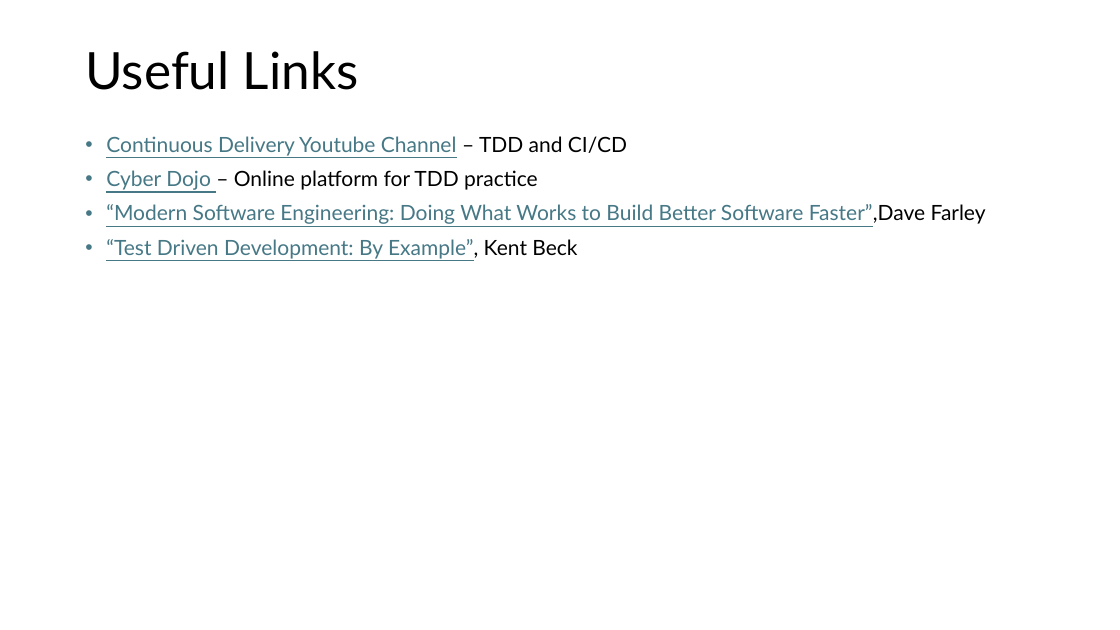
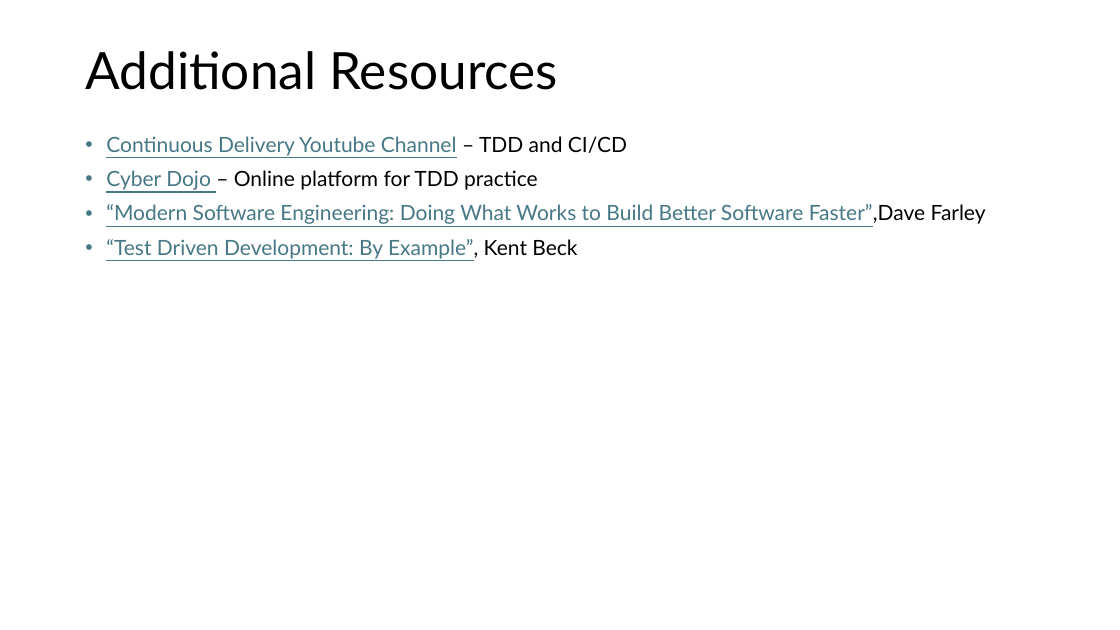
Before and after one commit to G2HJei/tdd-birthday-emails, a slide deck: slide 6 of Test-Driven Development.pptx. Drawn at 1120x630 pixels with LibreOffice and Linux fonts; fonts in the diff are those of the drawing. Boxes give left, top, right and bottom in pixels: in the first picture for what was removed or moved away, otherwise in the second. Text is boxed around its words. In the diff, an @@ line names an element or a change of style, - is before the commit and + after.

```diff
--- a/Test-Driven Development.pptx
+++ b/Test-Driven Development.pptx
@@ title at <box>85,51,558,90</box>: text changed @@
-Useful Links
+Additional Resources
```
Also in this commit, not shown: 1 other slide changed.
